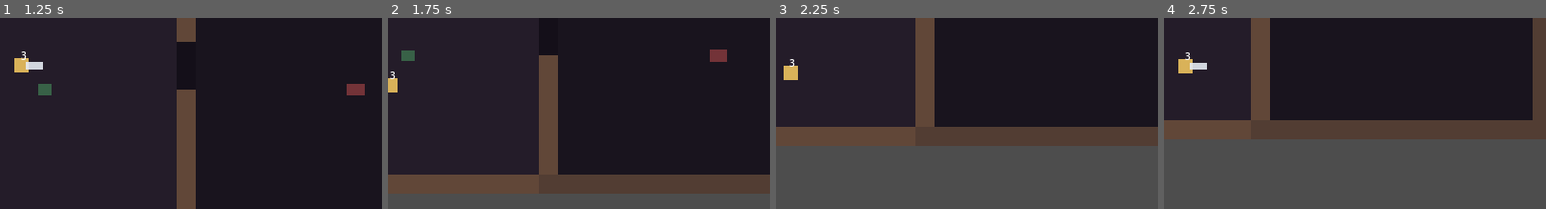
Above: before the commit, frames 1-4 (left to right).
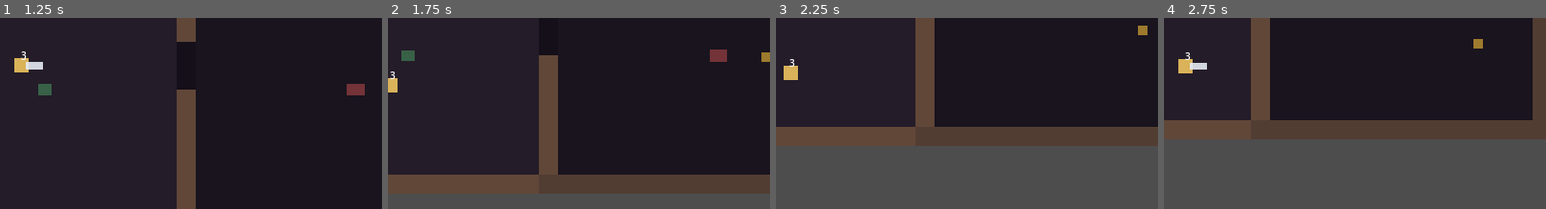
Above: after the commit, the same moments.

Repository: IAmdeGroot/software-factory
Game: Godot game, scene res://scenes/main.tscn
The game is run twice, just before and just after one commit, with the same random seed, the same clock (stepped at 60 frames per second) and the same inputs.
Inputs:
- Up to frame 1 (1.25 s): tap Enter at 0.5 s; hold Right (ui_right) from 0.53 s (still down); hold J from 0.53 s (still down)
- Up to frame 2 (1.75 s): release Right (ui_right) at 1.28 s; release J at 1.28 s; hold Down (ui_down) from 1.28 s (still down); tap J at 1.35 s
- Up to frame 3 (2.25 s): release Down (ui_down) at 2.03 s; hold Right (ui_right) from 2.03 s (still down); hold J from 2.03 s (still down)
- Up to frame 4 (2.75 s): keep holding Right (ui_right); keep holding J
The pictures show only the part of the screen within x 50-100%, y 44-94%; the shares and areas given below are measured in that part.

Frame 1 is identical in both runs. In frame 2, 0.1% of the frame differs, in the area x 97-100%, y 18-23%; in frame 3, 0.1%, in the area x 94-98%, y 4-9%; in frame 4, 0.1%.

Commit message:
DUNGEON-009: add a patrolling skitter in the east room.
Third enemy type walks a north-south line. One nail hit, contact damage, no chase.

Co-authored-by: IAmdeGroot <IAmdeGroot@users.noreply.github.com>

Diff:
--- a/examples/dark-dungeon/scenes/main.tscn
+++ b/examples/dark-dungeon/scenes/main.tscn
@@ -1,8 +1,9 @@
-[gd_scene load_steps=10 format=3 uid="uid://darkdungeonmain001"]
+[gd_scene load_steps=11 format=3 uid="uid://darkdungeonmain001"]
 
 [ext_resource type="PackedScene" uid="uid://darkdungeonplayer002" path="res://scenes/player.tscn" id="1_player"]
 [ext_resource type="PackedScene" uid="uid://darkdungeonenemy005" path="res://scenes/enemy.tscn" id="2_enemy"]
 [ext_resource type="PackedScene" uid="uid://darkdungeoncrawler008" path="res://scenes/crawler.tscn" id="3_crawler"]
+[ext_resource type="PackedScene" uid="uid://darkdungeonskitter009" path="res://scenes/skitter.tscn" id="4_skitter"]
 
 [sub_resource type="RectangleShape2D" id="WallHorizontal"]
 size = Vector2(864, 32)
@@ -160,3 +161,6 @@
 
 [node name="Crawler" parent="Room2" instance=ExtResource("3_crawler")]
 position = Vector2(1340, 400)
+
+[node name="Skitter" parent="Room2" instance=ExtResource("4_skitter")]
+position = Vector2(1420, 280)
--- /dev/null
+++ b/examples/dark-dungeon/scenes/skitter.tscn
@@ -0,0 +1,21 @@
+[gd_scene load_steps=3 format=3 uid="uid://darkdungeonskitter009"]
+
+[ext_resource type="Script" path="res://scripts/skitter.gd" id="1_skitter"]
+
+[sub_resource type="RectangleShape2D" id="SkitterHit"]
+size = Vector2(16, 16)
+
+[node name="Skitter" type="Area2D"]
+monitoring = true
+monitorable = true
+script = ExtResource("1_skitter")
+
+[node name="Body" type="ColorRect" parent="."]
+offset_left = -8.0
+offset_top = -8.0
+offset_right = 8.0
+offset_bottom = 8.0
+color = Color(0.62, 0.48, 0.18, 1)
+
+[node name="CollisionShape2D" type="CollisionShape2D" parent="."]
+shape = SubResource("SkitterHit")
--- /dev/null
+++ b/examples/dark-dungeon/scripts/skitter.gd
@@ -0,0 +1,32 @@
+extends Area2D
+
+## Amber skitter. Patrols north-south. One nail hit. Contact damages the player.
+
+const SPEED := 70.0
+const Y_MIN := 180.0
+const Y_MAX := 540.0
+
+var dir := 1.0
+
+
+func _ready() -> void:
+	body_entered.connect(_on_body_entered)
+
+
+func _process(delta: float) -> void:
+	position.y += dir * SPEED * delta
+	if position.y >= Y_MAX:
+		position.y = Y_MAX
+		dir = -1.0
+	elif position.y <= Y_MIN:
+		position.y = Y_MIN
+		dir = 1.0
+
+
+func take_nail_hit() -> void:
+	queue_free()
+
+
+func _on_body_entered(other: Node2D) -> void:
+	if other.has_method("take_contact_hit"):
+		other.take_contact_hit()
Not shown, changed: docs/brain/decisions.md
Not shown, changed: docs/work-graph/backlog.md
Not shown, added: docs/work-graph/beads/DUNGEON-009.md
Not shown, changed: docs/work-graph/wishes/WISH-001.md
Not shown, changed: examples/dark-dungeon/README.md
Not shown, changed: examples/dark-dungeon/docs/feel.md
Not shown, added: examples/dark-dungeon/tests/test_skitter.py
